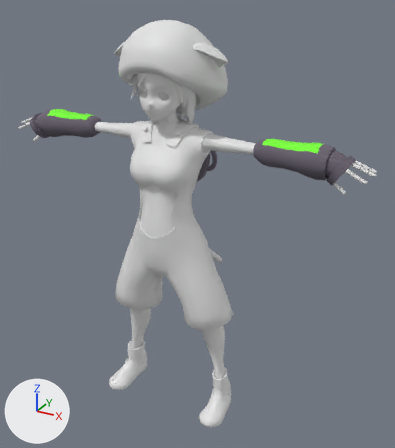
The FBX model Assets/Art/Art 3D/MainCharacter/NewAnimations/AimLeftTOP.FBX as it was, and as the next commit left it.
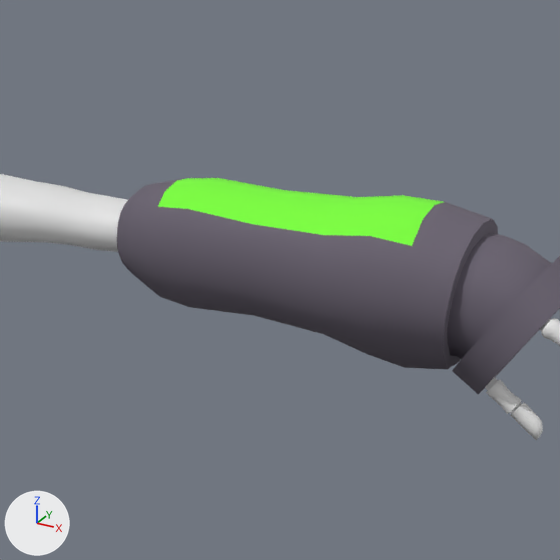
The first picture shows the older version from a 50 mm camera at (2.67, -4.23, 4.29) aimed at (0.09, 0.45, 1.94). The close-ups show both versions on the part from 58% to 88% of the width and 22% to 49% of the height of that picture; other places that the commit changed are outside them. Every picture has the same lights, and +X, +Y and +Z are marked at lower left. Where no turn or scale is listed for an object, it has been applied to the vertices. Vertices at the same position are counted once.

In view in the first close-up: 'DedoPulgar1', 'DedoPulgar2', 'Object001', 'Piel'.
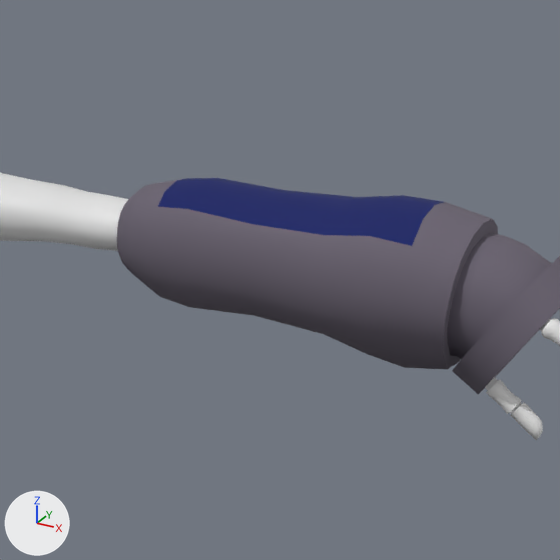
The newer file is also rescaled (x0.394) as a whole; pictures and numbers use the older file's frame.

The change, as a list of edits to the scene's bpy script:
```text
Add mat_09___default:
    mat_09___default = principled_material('09 - Default')
    mat_09___default.base_color = (0.0, 0.00784, 0.125)  # dark blue #001663
    mat_09___default.roughness = 0.859
Change me_mesh_015:
    where me_mesh_015.from_pydata(...)  # 353 vertices, 352 faces; spans x 0.868..1.724, y -0.048..0.263, z 2.755..3.077
    used by ob_object001; location = (0.0, 0.0, 0.0)
    me_mesh_015 part 1: all 20 faces that had it switch from mat_shaders (green #7aff38) to mat_09___default (dark blue #001663)
```

Where the change shows, as pixel boxes (x1, y1, x2, y2) in the close-ups (560 x 560 px):
part 1 of me_mesh_015, recoloured (green to blue): (158, 178, 443, 246) in both
